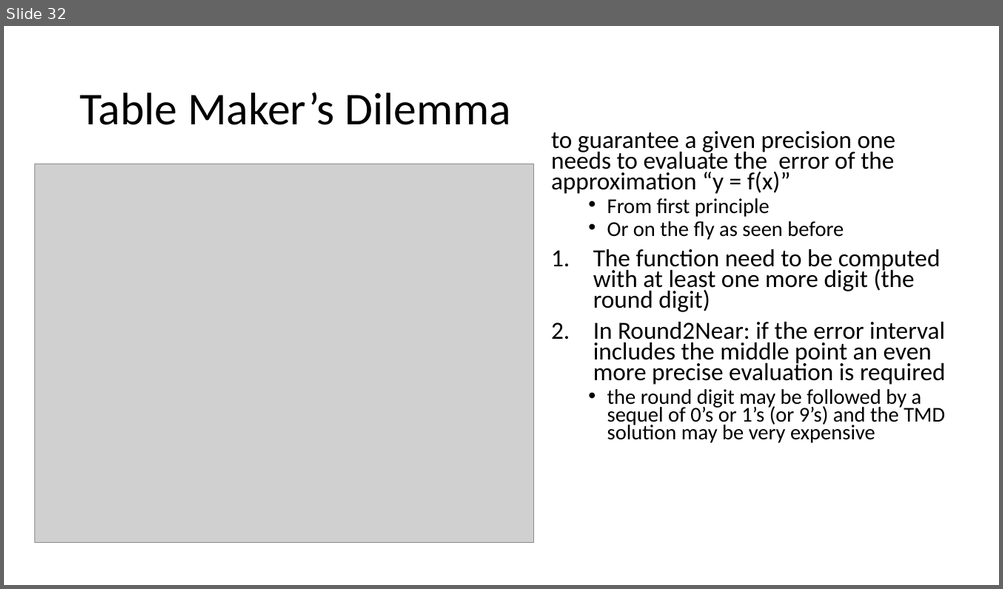
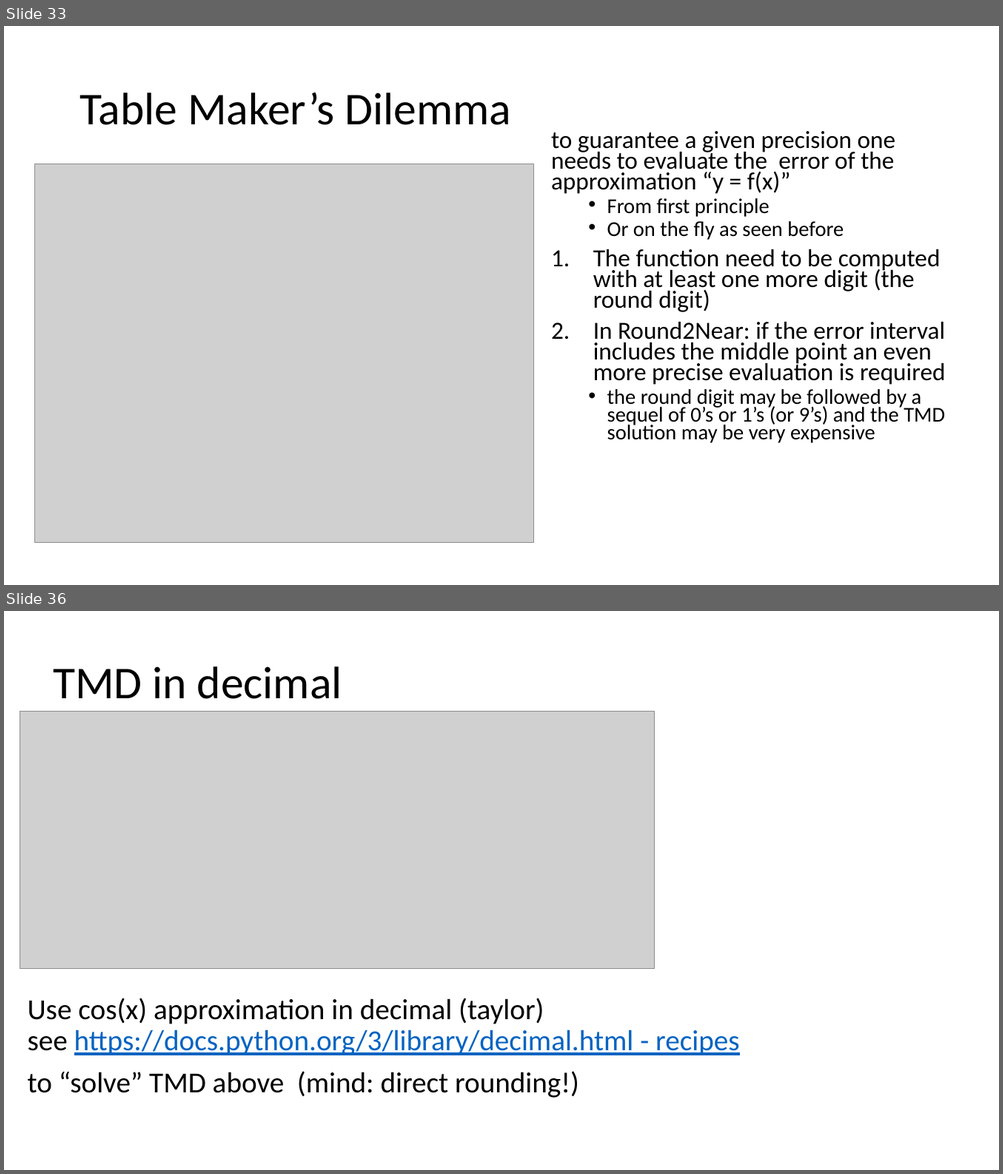
Before and after one commit to VinInn/FPCourse, a slide deck: Slides/FPforScientist.pptx. Shown one above the other, each under a label of ours: slide 32 before the commit, slides 33 and 36 after it; the slides between them are not shown. The pictures are 1003x589 and 1003x1174 pixels, drawn with LibreOffice and Linux fonts; fonts in the diff are those of the drawing; grey boxes stand for pictures. Boxes give left, top, right and bottom in pixels: in the first picture for what was removed or moved away, otherwise in the second. Text is boxed around its words. In the diff, an @@ line names an element or a change of style, - is before the commit and + after.

```diff
--- a/Slides/FPforScientist.pptx
+++ b/Slides/FPforScientist.pptx
@@ slide 36 added at [4, 611, 999, 1170], background #FFFFFF @@
@@ title added at [53, 667, 342, 699], 44 pt, text #000000 @@
+TMD in decimal
@@ picture added at [20, 712, 654, 970] @@
@@ text added at [28, 998, 740, 1098], 28 pt, text #000000 @@
+Use cos(x) approximation in decimal (taylor)
+see https://docs.python.org/3/library/decimal.html - recipes
+to “solve” TMD above (mind: direct rounding!)
@@ what was slide 32 is now slide 33 @@
```
Also in this commit, not shown: 1 slide changed, 6 other slides added, 1 other file.
